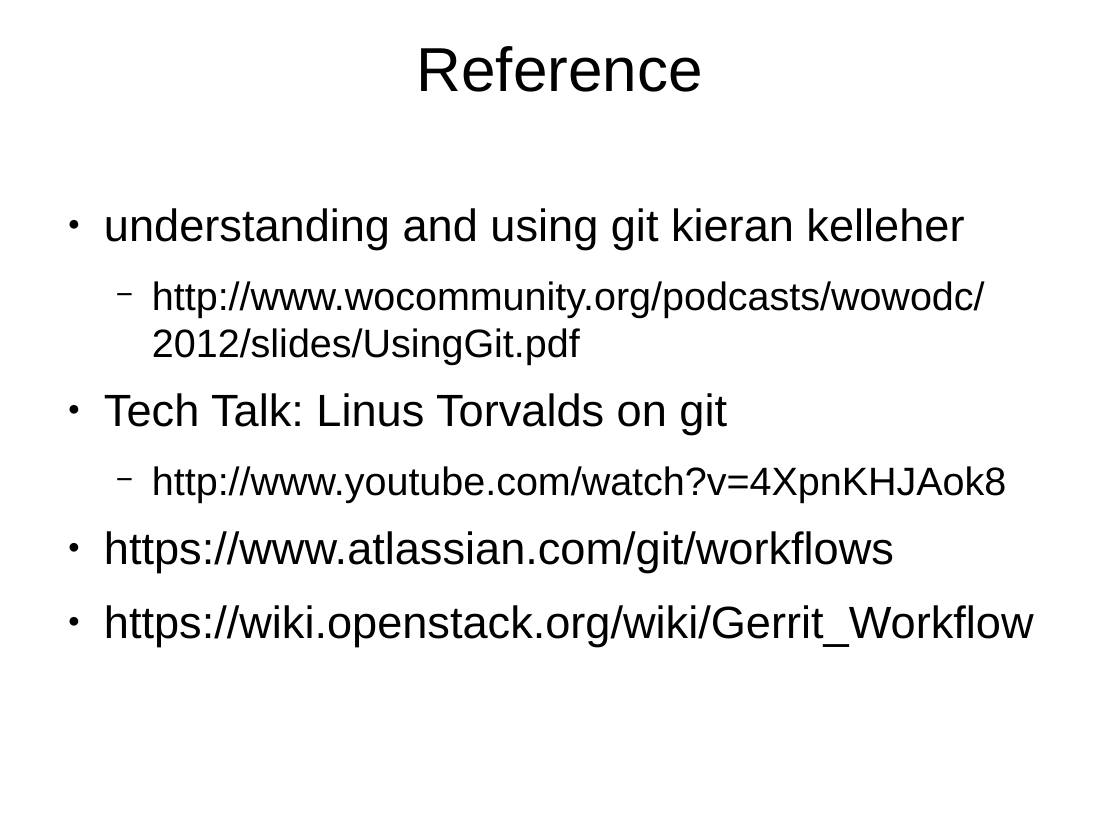
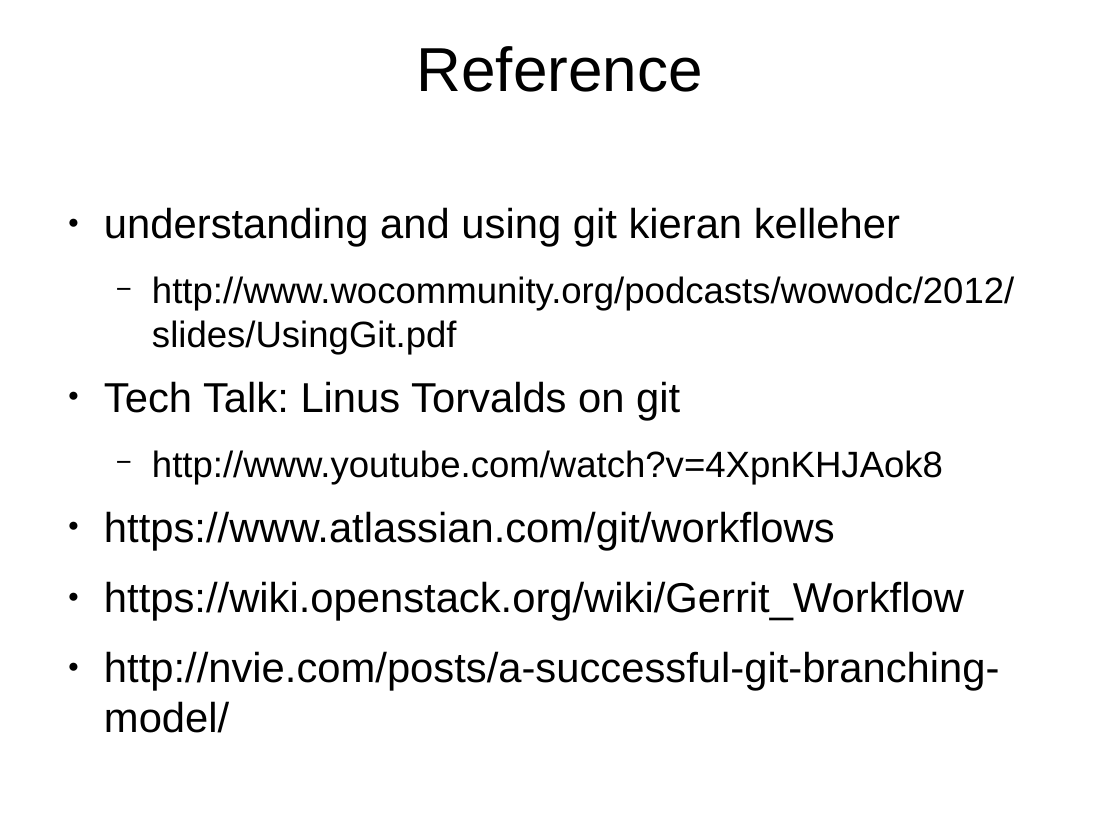
Before and after one commit to aminhjz-old/learngitthehardway, a slide deck: slide 32 of learngitthehardway.odp (slide 29 before the commit). Drawn at 1120x840 pixels with LibreOffice and Linux fonts; fonts in the diff are those of the drawing. Boxes give left, top, right and bottom in pixels: in the first picture for what was removed or moved away, otherwise in the second. Text is boxed around its words. In the diff, an @@ line names an element or a change of style, - is before the commit and + after.

```diff
--- a/learngitthehardway.odp
+++ b/learngitthehardway.odp
@@ text at box(104, 207, 1014, 621): size 32 to 29.6 pt in "understanding and using git kieran kelleher", "Tech Talk: Linus Torvalds on git", "https://www.atlassian.com/git/workflows", "https://wiki.openstack.org/wiki/Gerrit_Workflow"; size 28 to 25.9 pt in "http://www.wocommunity.org/podcasts/wowodc/2012/slides/Using ...", "http://www.youtube.com/watch?v=4XpnKHJAok8" @@
@@ text at box(104, 651, 1000, 691): paragraph added @@
+● http://nvie.com/posts/a-successful-git-branching-model/
```
Also in this commit, not shown: 4 other slides changed, 3 slides added, 1 other file.
